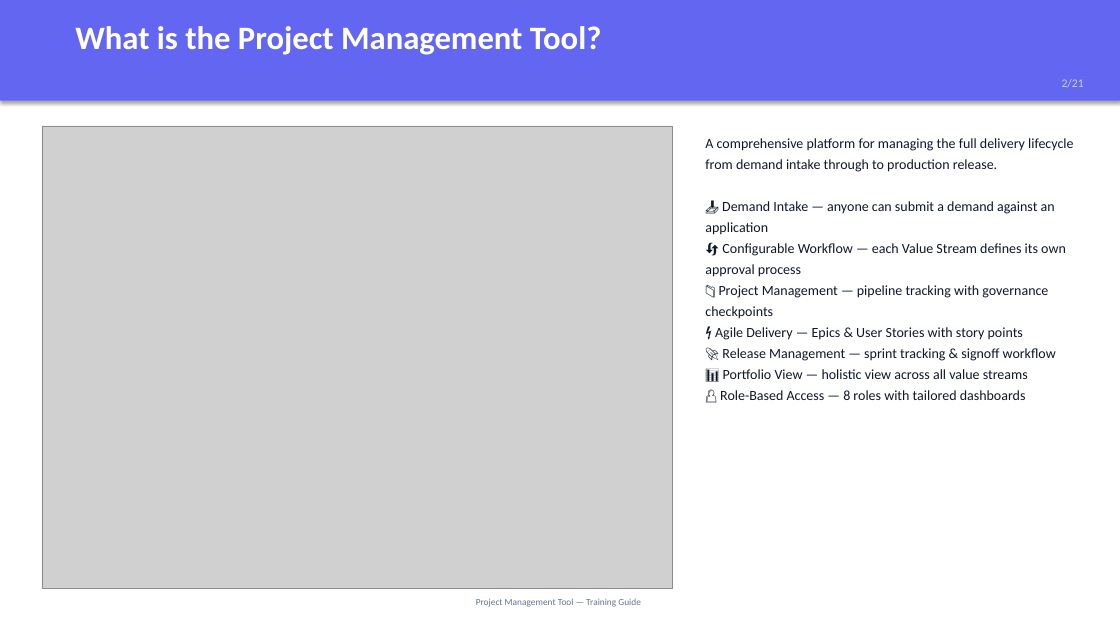
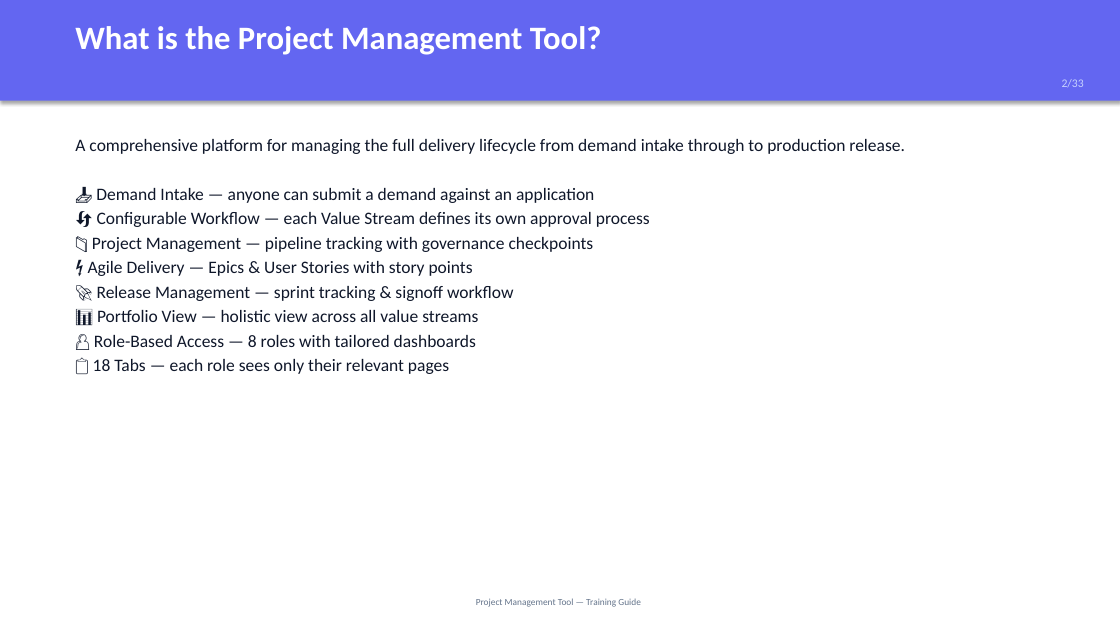
Before and after one commit to lusheng1123/project-management-tool-codeapp, a slide deck: slide 2 of Training-PM-Tool.pptx. Drawn at 1120x630 pixels with LibreOffice and Linux fonts; fonts in the diff are those of the drawing; grey boxes stand for pictures. Boxes give left, top, right and bottom in pixels: in the first picture for what was removed or moved away, otherwise in the second. Text is boxed around its words. In the diff, an @@ line names an element or a change of style, - is before the commit and + after.

Commit message:
feat: regenerate training PPT (33 slides)
Comprehensive training deck covering:
- Role matrix (8 roles × 18 tabs)
- 8 role deep-dives (permissions, restrictions)
- 17 page/functionality walkthroughs
- Project lock & requirement unlink feature
- Getting started quick reference
- All text-based (no screenshots)

```diff
--- a/Training-PM-Tool.pptx
+++ b/Training-PM-Tool.pptx
@@ picture removed at (42, 126, 672, 588) @@
@@ text at (75, 139, 905, 374): text changed; size 12 to 15 pt @@
-A comprehensive platform for managing the full delivery lifecycle from demand intake through to production release.
-📥 Demand Intake — anyone can submit a demand against an application
-🔄 Configurable Workflow — each Value Stream defines its own approval process
-📁 Project Management — pipeline tracking with governance checkpoints
-⚡ Agile Delivery — Epics & User Stories with story points
-🚀 Release Management — sprint tracking & signoff workflow
-📊 Portfolio View — holistic view across all value streams
-👤 Role-Based Access — 8 roles with tailored dashboards
+A comprehensive platform for managing the full delivery lifecycle from demand intake through to production release.
+📥 Demand Intake — anyone can submit a demand against an application
+🔄 Configurable Workflow — each Value Stream defines its own approval process
+📁 Project Management — pipeline tracking with governance checkpoints
+⚡ Agile Delivery — Epics & User Stories with story points
+🚀 Release Management — sprint tracking & signoff workflow
+📊 Portfolio View — holistic view across all value streams
+👤 Role-Based Access — 8 roles with tailored dashboards
+📋 18 Tabs — each role sees only their relevant pages
```
Also in this commit, not shown: 19 other slides changed, 13 slides added, 1 slide removed, 1 other file.
